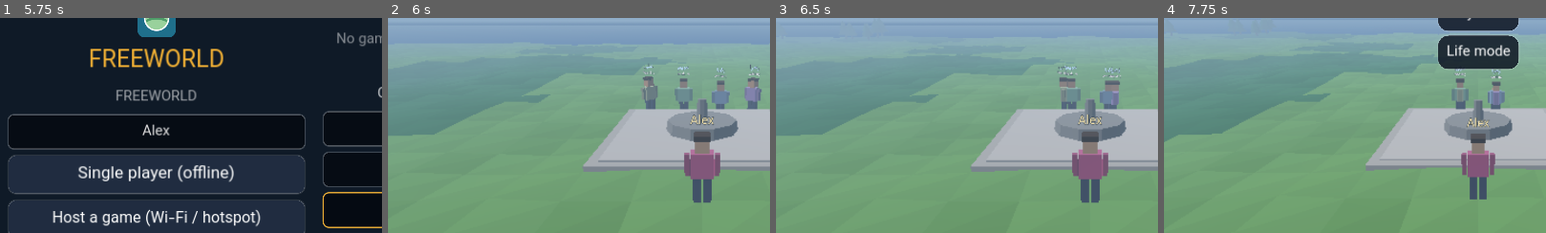
Above: before the commit, frames 1-4 (left to right).
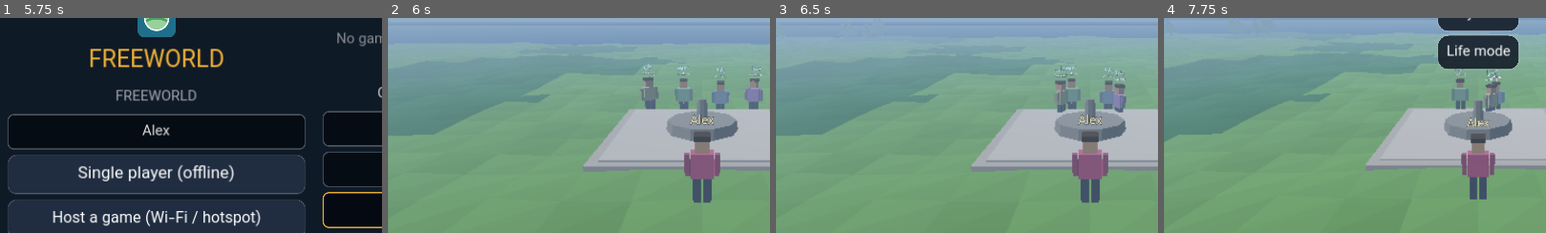
Above: after the commit, the same moments.

Repository: ghadirb/FREEWORLD
Game: Godot game, scene res://scenes/main/main.tscn
The game is run twice, just before and just after one commit, with the same random seed, the same clock (stepped at 60 frames per second) and the same inputs.
Inputs (mouse positions are % of the whole screen's width and height, from its top left):
- Up to frame 1 (5.75 s): click (71, 44) at 0.52 s; type "12" at 0.6 s; click (29, 62) at 0.75 s; type "12" at 0.83 s; click "بازی تک‌نفره (آفلاین)" at 1.25 s; click "میزبانی بازی (Wi‑Fi / هات‌اسپ…" at 2 s; click "جهان آفلاین جدید (حذف ذخیره)" at 2.75 s; click "اتصال" at 3.5 s; click "English" at 4.25 s; click (29, 44) at 5.02 s; type "Alex" at 5.1 s; click (71, 62) at 5.25 s; type "12" at 5.33 s
- Up to frame 2 (6 s): click "Single player (offline)" at 5.75 s
- Up to frame 3 (6.5 s): no input
- Up to frame 4 (7.75 s): click "City view" at 6.5 s; click "Life mode" at 7.25 s
The pictures show only the part of the screen within x 9-59%, y 18-68%; the shares and areas given below are measured in that part.

Frame 1 is identical in both runs. In frame 2, 0.3% of the frame differs, in the area x 66-98%, y 21-43%; in frame 3, 0.8%, in the area x 73-92%, y 22-44%; in frame 4, 0.4%.

Commit message:
NPC pathfinding: A* on the city grid so NPCs walk around buildings and water instead of through them; tests

Diff:
--- a/scripts/server/city_state.gd
+++ b/scripts/server/city_state.gd
@@ -5,6 +5,7 @@
 const FWConst = preload("res://scripts/core/const.gd")
 const WorldGen = preload("res://scripts/world/world_generator.gd")
 const Placement = preload("res://scripts/shared/placement.gd")
+const NpcNav = preload("res://scripts/server/npc_nav.gd")
 
 const SAVE_VERSION := 1
 const MAX_REQUEST_MEMORY := 64
@@ -21,12 +22,18 @@
 var wheat_price: float = FWConst.WHEAT_BASE_PRICE
 var npcs: Array = []
 var _audit_counter: int = 0
+## با هر تغییر در ساختمان‌ها زیاد می‌شود تا شبکهٔ مسیریابی دوباره ساخته شود (ذخیره نمی‌شود).
+var nav_version: int = 0
+var nav
+## مسیر فعلی هر NPC (حافظهٔ موقت؛ ذخیره نمی‌شود): id -> {goal: Vector2i, ver: int, pts: Array}
+var npc_paths: Dictionary = {}
 
 
 func _init(s: int = 12345, id: String = "city_1") -> void:
 	seed_value = s
 	city_id = id
 	world = WorldGen.new(s)
+	nav = NpcNav.new(self)
 
 
 static func hash_token(token: String) -> String:
@@ -120,6 +127,7 @@
 	buildings[nb["id"]] = nb
 	for c in Placement.footprint(nb["type"], nb["cx"], nb["cz"]):
 		occupied[Placement.cell_key(c.x, c.y)] = nb["id"]
+	nav_version += 1
 
 
 func apply_remove(id: int) -> void:
@@ -129,6 +137,7 @@
 	for c in Placement.footprint(b["type"], b["cx"], b["cz"]):
 		occupied.erase(Placement.cell_key(c.x, c.y))
 	buildings.erase(id)
+	nav_version += 1
 
 
 func role_of(player_name: String) -> String:
@@ -186,6 +195,7 @@
 	buildings[b["id"]] = b
 	for c in Placement.footprint(type, cx, cz):
 		occupied[Placement.cell_key(c.x, c.y)] = b["id"]
+	nav_version += 1
 	_log(player_name, "place", {"id": b["id"], "type": type, "cx": cx, "cz": cz})
 	return {"ok": true, "building": b, "money": acc["money"]}
 
@@ -201,6 +211,7 @@
 	for c in Placement.footprint(b["type"], b["cx"], b["cz"]):
 		occupied.erase(Placement.cell_key(c.x, c.y))
 	buildings.erase(id)
+	nav_version += 1
 	var refund := int(int(FWConst.BUILDING_TYPES[b["type"]]["cost"]) * FWConst.REFUND_RATIO)
 	var owner_name: String = b["owner"]
 	if accounts.has(owner_name):
--- /dev/null
+++ b/scripts/server/npc_nav.gd
@@ -0,0 +1,108 @@
+extends RefCounted
+## مسیریابی NPC روی شبکهٔ سلولی شهر (A*). فقط روی سرور اجرا می‌شود.
+## سلول‌های آب و ساختمان‌های مانع، بسته‌اند؛ جاده و چاه آزادند.
+## شبکه فقط وقتی دوباره ساخته می‌شود که ساختمانی اضافه/حذف شده باشد (cs.nav_version).
+
+const FWConst = preload("res://scripts/core/const.gd")
+
+var _cs
+var _grid: AStarGrid2D = null
+var _built_version: int = -1
+var _terrain_ok: PackedByteArray = PackedByteArray()
+
+
+func _init(cs) -> void:
+	_cs = cs
+
+
+func _terrain_walkable(cx: int, cz: int) -> bool:
+	if _terrain_ok.is_empty():
+		_terrain_ok.resize(FWConst.CITY_CELLS * FWConst.CITY_CELLS)
+		for i in range(FWConst.CITY_CELLS):
+			for j in range(FWConst.CITY_CELLS):
+				var x := (float(i) + 0.5) * FWConst.CELL_SIZE
+				var z := (float(j) + 0.5) * FWConst.CELL_SIZE
+				_terrain_ok[i * FWConst.CITY_CELLS + j] = 1 if _cs.world.height_at(x, z) >= -0.3 else 0
+	return _terrain_ok[cx * FWConst.CITY_CELLS + cz] == 1
+
+
+func _ensure_grid() -> void:
+	if _grid != null and _built_version == _cs.nav_version:
+		return
+	var n: int = FWConst.CITY_CELLS
+	if _grid == null:
+		_grid = AStarGrid2D.new()
+		_grid.region = Rect2i(0, 0, n, n)
+		_grid.cell_size = Vector2(FWConst.CELL_SIZE, FWConst.CELL_SIZE)
+		_grid.diagonal_mode = AStarGrid2D.DIAGONAL_MODE_ONLY_IF_NO_OBSTACLES
+		_grid.update()
+	for i in range(n):
+		for j in range(n):
+			_grid.set_point_solid(Vector2i(i, j), not _cell_free(i, j))
+	_built_version = _cs.nav_version
+
+
+func _cell_free(cx: int, cz: int) -> bool:
+	if not _terrain_walkable(cx, cz):
+		return false
+	var key := "%d,%d" % [cx, cz]
+	if _cs.occupied.has(key):
+		var t: String = _cs.buildings[_cs.occupied[key]]["type"]
+		return t == "road" or t == "well"
+	return true
+
+
+static func cell_of(p: Vector2) -> Vector2i:
+	var n: int = FWConst.CITY_CELLS
+	return Vector2i(
+		clampi(int(floor(p.x / FWConst.CELL_SIZE)), 0, n - 1),
+		clampi(int(floor(p.y / FWConst.CELL_SIZE)), 0, n - 1))
+
+
+static func center_of(c: Vector2i) -> Vector2:
+	return Vector2((float(c.x) + 0.5) * FWConst.CELL_SIZE, (float(c.y) + 0.5) * FWConst.CELL_SIZE)
+
+
+## نزدیک‌ترین سلول آزاد به c (برای وقتی که مقصد یا مبدأ روی مانع افتاده)؛ (-1,-1) اگر پیدا نشد.
+func nearest_free(c: Vector2i, max_radius: int = 6) -> Vector2i:
+	_ensure_grid()
+	if not _grid.is_point_solid(c):
+		return c
+	var n: int = FWConst.CITY_CELLS
+	for r in range(1, max_radius + 1):
+		var best := Vector2i(-1, -1)
+		var best_d := INF
+		for dx in range(-r, r + 1):
+			for dz in range(-r, r + 1):
+				if maxi(absi(dx), absi(dz)) != r:
+					continue
+				var q := Vector2i(c.x + dx, c.y + dz)
+				if q.x < 0 or q.y < 0 or q.x >= n or q.y >= n or _grid.is_point_solid(q):
+					continue
+				var d := float(dx * dx + dz * dz)
+				if d < best_d:
+					best_d = d
+					best = q
+		if best.x >= 0:
+			return best
+	return Vector2i(-1, -1)
+
+
+## مسیر از from تا to به‌صورت فهرست نقاط جهانی (بدون نقطهٔ شروع، با نقطهٔ دقیق مقصد در انتها).
+## اگر هیچ مسیری وجود نداشته باشد null برمی‌گرداند (آرایهٔ خالی یعنی «همین‌جا رسیده‌ای»).
+func find_path(from: Vector2, to: Vector2):
+	_ensure_grid()
+	var a := nearest_free(cell_of(from))
+	var b := nearest_free(cell_of(to))
+	if a.x < 0 or b.x < 0:
+		return null
+	var ids: Array[Vector2i] = _grid.get_id_path(a, b)
+	if ids.is_empty():
+		return null
+	var pts: Array = []
+	for i in range(1, ids.size()):
+		pts.append(center_of(ids[i]))
+	# مقصد دقیق فقط وقتی آزاد است که در همان سلول مقصد آزاد باشد.
+	if cell_of(to) == b:
+		pts.append(to)
+	return pts
--- a/scripts/server/npc_sim.gd
+++ b/scripts/server/npc_sim.gd
@@ -3,6 +3,7 @@
 ## برنامه: ۶ بیدار شدن، ۷ رفتن به کار، ۸ تا ۱۷ کار، ۱۷ بازگشت، ۱۸ تا ۲۱ مغازه، ۲۲ خواب.
 
 const FWConst = preload("res://scripts/core/const.gd")
+const NpcNav = preload("res://scripts/server/npc_nav.gd")
 
 
 static func hour_of(cs) -> float:
@@ -84,6 +85,40 @@
 	return job
 
 
+## یک گام حرکت NPC به سمت مقصد با دور زدن موانع. {p: موقعیت جدید, arrived: bool}
+static func _advance(cs, npc: Dictionary, pos: Vector2, target: Vector2, dt: float) -> Dictionary:
+	var goal: Vector2i = NpcNav.cell_of(target)
+	var st = cs.npc_paths.get(npc["id"])
+	if st == null or st["goal"] != goal or st["ver"] != cs.nav_version:
+		var found = cs.nav.find_path(pos, target)
+		st = {"goal": goal, "ver": cs.nav_version, "found": found != null,
+			"pts": found if found != null else []}
+		cs.npc_paths[npc["id"]] = st
+	if not st["found"]:
+		# مسیری وجود ندارد (محاصره‌شده): مثل قبل مستقیم برو تا اقتصاد متوقف نشود.
+		var dist: float = pos.distance_to(target)
+		var nxt: Vector2 = pos + (target - pos).normalized() * minf(FWConst.NPC_SPEED * dt, dist)
+		if cs.world.height_at(nxt.x, nxt.y) >= -0.3:
+			return {"p": nxt, "arrived": false}
+		return {"p": pos, "arrived": false}
+	var pts: Array = st["pts"]
+	if pts.is_empty():
+		return {"p": pos, "arrived": true}
+	var budget: float = FWConst.NPC_SPEED * dt
+	var p: Vector2 = pos
+	while budget > 0.0 and not pts.is_empty():
+		var w: Vector2 = pts[0]
+		var d: float = p.distance_to(w)
+		if d <= budget:
+			p = w
+			budget -= d
+			pts.pop_front()
+		else:
+			p += (w - p).normalized() * budget
+			budget = 0.0
+	return {"p": p, "arrived": false}
+
+
 static func step(cs, dt: float) -> void:
 	var h := hour_of(cs)
 	var day := int(floor(cs.world_time / 86400.0))
@@ -92,13 +127,15 @@
 		var target: Vector2 = target_for(cs, npc, activity)
 		var pos := Vector2(npc["x"], npc["z"])
 		var dist: float = pos.distance_to(target)
-		if dist > 1.0:
-			var next: Vector2 = pos + (target - pos).normalized() * minf(FWConst.NPC_SPEED * dt, dist)
-			if cs.world.height_at(next.x, next.y) >= -0.3:
-				npc["x"] = next.x
-				npc["z"] = next.y
-			npc["state"] = "walk"
-		else:
+		var arrived: bool = dist <= 1.0
+		if not arrived:
+			var mv: Dictionary = _advance(cs, npc, pos, target, dt)
+			npc["x"] = mv["p"].x
+			npc["z"] = mv["p"].y
+			arrived = mv["arrived"]
+			if not arrived:
+				npc["state"] = "walk"
+		if arrived:
 			npc["state"] = activity
 			if activity == "work":
 				var b = _work_building(cs, npc)
--- a/tests/unit_tests.gd
+++ b/tests/unit_tests.gd
@@ -26,6 +26,7 @@
 	test_permissions()
 	test_persistence()
 	test_npc()
+	test_npc_pathfinding()
 	print("\nRESULT: %d passed, %d failed" % [_pass, _fail])
 	quit(1 if _fail > 0 else 0)
 
@@ -208,3 +209,71 @@
 		if cs.buildings[id]["type"] == type:
 			return cs.buildings[id]
 	return {}
+
+
+func test_npc_pathfinding() -> void:
+	print("[npc pathfinding]")
+	var NpcSim = load("res://scripts/server/npc_sim.gd")
+	var cs = CityState.new(12345)
+	_login(cs, "owner")
+	cs.accounts["owner"]["money"] = 100000
+	cs.accounts["owner"]["role"] = FWConst.ROLE_WORLD_ADMIN
+	# دیواری از خانه‌ها (ستون cx=20..21) که مسیر مستقیم را می‌بندد.
+	var walls := 0
+	for i in range(0, 14):
+		if cs.place_building("owner", 500 + i, "house", 20, 2 + i * 2)["ok"]:
+			walls += 1
+	check(walls >= 8, "wall of houses built (%d)" % walls)
+	var from := Vector2(17.0 * FWConst.CELL_SIZE + 1.0, 14.0 * FWConst.CELL_SIZE + 1.0)
+	var to := Vector2(25.0 * FWConst.CELL_SIZE + 1.0, 14.0 * FWConst.CELL_SIZE + 1.0)
+	check(cs.is_walkable(from.x, from.y) and cs.is_walkable(to.x, to.y), "start and goal are open ground")
+	var path = cs.nav.find_path(from, to)
+	check(path != null and not path.is_empty(), "a path is found around the wall")
+	var straight := from.distance_to(to)
+	var plen := 0.0
+	var prev := from
+	var all_clear := true
+	for w in path:
+		plen += prev.distance_to(w)
+		# هر ۰٫۲۵ واحد از هر پاره‌خط باید قابل عبور باشد.
+		var steps := int(ceil(prev.distance_to(w) / 0.25))
+		for k in range(1, steps + 1):
+			var q := prev.lerp(w, float(k) / float(steps))
+			if not cs.is_walkable(q.x, q.y):
+				all_clear = false
+		prev = w
+	check(all_clear, "path never crosses a building")
+	check(plen > straight * 1.05, "path is a real detour (%.1f vs straight %.1f)" % [plen, straight])
+	# شبیه‌سازی حرکت واقعی NPC تا مقصد.
+	var npc := {"id": 1, "x": from.x, "z": from.y}
+	var reached := false
+	var crossed := false
+	for i in range(4000):
+		var mv: Dictionary = NpcSim._advance(cs, npc, Vector2(npc["x"], npc["z"]), to, 0.2)
+		npc["x"] = mv["p"].x
+		npc["z"] = mv["p"].y
+		if not cs.is_walkable(npc["x"], npc["z"]):
+			crossed = true
+		if mv["arrived"] or Vector2(npc["x"], npc["z"]).distance_to(to) <= 1.0:
+			reached = true
+			break
+	check(reached, "npc walks all the way to the goal")
+	check(not crossed, "npc never steps inside a building while walking")
+	# حذف یک ساختمان دیوار ← مسیر باید دوباره حساب شود و کوتاه‌تر شود.
+	var ver_before: int = cs.nav_version
+	for id in cs.buildings.keys():
+		var b: Dictionary = cs.buildings[id]
+		if b["cz"] <= 14 and b["cz"] + 2 > 14:
+			cs.remove_building("owner", id)
+	check(cs.nav_version > ver_before, "building changes invalidate the nav grid")
+	var path2 = cs.nav.find_path(from, to)
+	var plen2 := 0.0
+	prev = from
+	for w in path2:
+		plen2 += prev.distance_to(w)
+		prev = w
+	check(plen2 < plen, "path shortens after a gap is opened (%.1f < %.1f)" % [plen2, plen])
+	# وقتی مبدأ و مقصد در یک سلول باشند مسیر بی‌اهمیت است.
+	var cs2 = CityState.new(12345)
+	var far = cs2.nav.find_path(Vector2(100.0, 100.0), Vector2(100.0, 100.0))
+	check(far != null and far.size() <= 1, "same-cell goal gives a trivial path (just the exact goal)")
